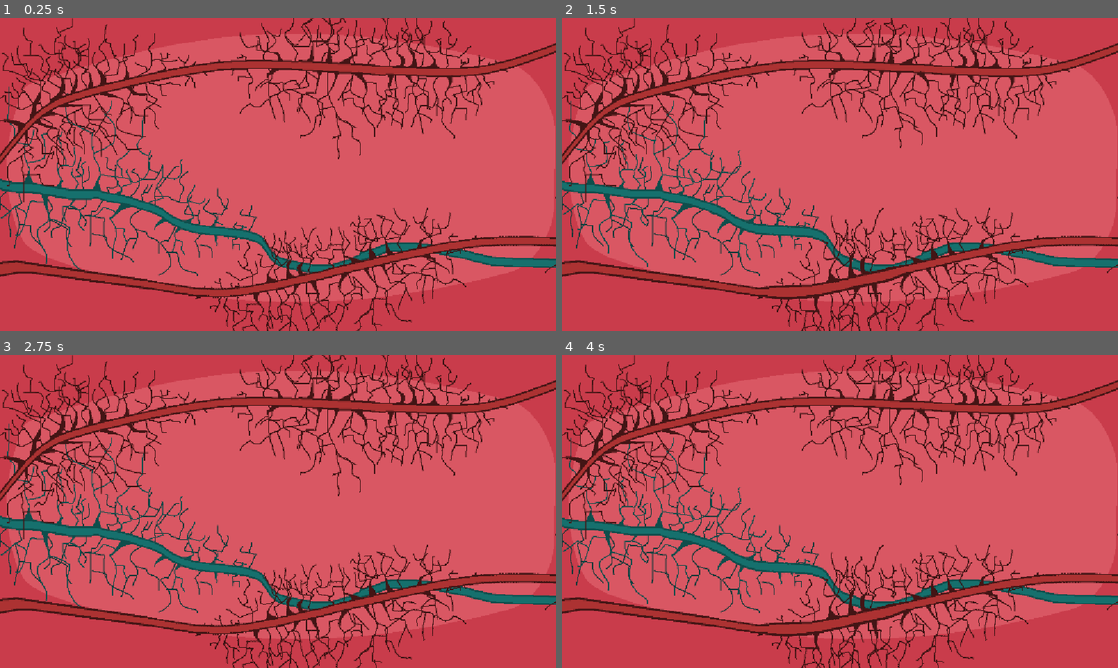
Above: before the commit, frames 1-4 (two rows, left to right).
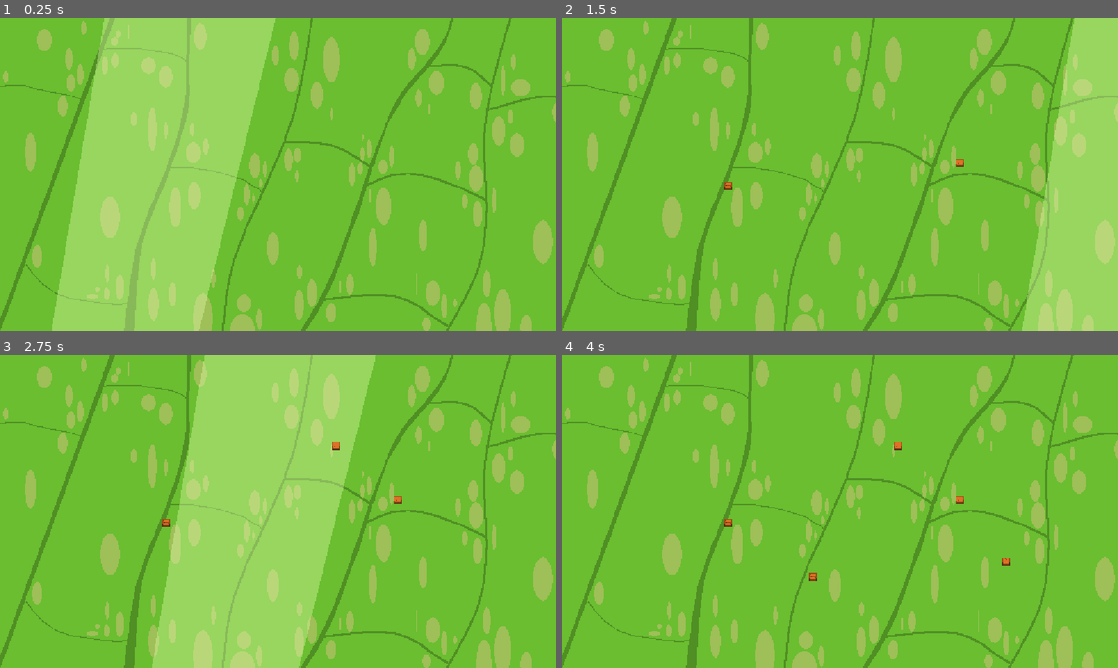
Above: after the commit, the same moments.

Repository: enderPudder/cellular-city
Game: Godot game, scene res://scene/cell Node2D.tscn
The game is run twice, just before and just after one commit, with the same random seed, the same clock (stepped at 60 frames per second) and the same inputs. Before the commit the project starts from res://scene/cell_node_2d.tscn.
Inputs (mouse positions are in pixels of both pictures, inside the frame that each line leads up to):
- Up to frame 1 (0.25 s): no input
- Up to frame 2 (1.5 s): move the mouse to (962, 158) at 0.52 s; press the mouse at (962, 158) at 0.53 s; move the mouse to (728, 190) at 1.27 s; release the mouse at (728, 190) at 1.28 s; click (728, 190) at 1.35 s
- Up to frame 3 (2.75 s): move the mouse to (333, 442) at 2.02 s; press the mouse at (333, 442) at 2.03 s
- Up to frame 4 (4 s): move the mouse to (812, 574) at 2.77 s; release the mouse at (812, 574) at 2.78 s; click (812, 574) at 2.85 s; move the mouse to (1006, 558) at 3.52 s; press the mouse at (1006, 558) at 3.53 s

The runs differ from the first frame. In frame 1, 100% of the frame differs, in the area x 0-100%, y 0-100%; in frame 2, 100%; in frame 3, 100%; in frame 4, 100%.

Commit message:
fnished drawing, i will now CODE

Diff:
--- a/project.godot
+++ b/project.godot
@@ -15,10 +15,33 @@
 config/features=PackedStringArray("4.7", "GL Compatibility")
 config/icon="res://icon.svg"
 
+[autoload]
+
+Globals="*uid://bwmmf8rfqjto3"
+
 [display]
 
+window/size/mode=1
 window/stretch/mode="canvas_items"
 window/stretch/aspect="expand"
+
+[input]
+
+click={
+"deadzone": 0.2,
+"events": [Object(InputEventMouseButton,"resource_local_to_scene":false,"resource_name":"","device":-1,"window_id":0,"alt_pressed":false,"shift_pressed":false,"ctrl_pressed":false,"meta_pressed":false,"button_mask":1,"position":Vector2(24, 20),"global_position":Vector2(33, 68),"factor":1.0,"button_index":1,"canceled":false,"pressed":true,"double_click":false,"script":null)
+]
+}
+rotate={
+"deadzone": 0.2,
+"events": [Object(InputEventKey,"resource_local_to_scene":false,"resource_name":"","device":-1,"window_id":0,"alt_pressed":false,"shift_pressed":false,"ctrl_pressed":false,"meta_pressed":false,"pressed":false,"keycode":0,"physical_keycode":82,"key_label":0,"unicode":114,"location":0,"echo":false,"script":null)
+]
+}
+erase={
+"deadzone": 0.2,
+"events": [Object(InputEventMouseButton,"resource_local_to_scene":false,"resource_name":"","device":-1,"window_id":0,"alt_pressed":false,"shift_pressed":false,"ctrl_pressed":false,"meta_pressed":false,"button_mask":2,"position":Vector2(483, 25),"global_position":Vector2(492, 73),"factor":1.0,"button_index":2,"canceled":false,"pressed":true,"double_click":false,"script":null)
+]
+}
 
 [physics]
 
@@ -26,6 +49,7 @@
 
 [rendering]
 
+textures/canvas_textures/default_texture_filter=0
 rendering_device/driver.windows="d3d12"
 renderer/rendering_method="gl_compatibility"
 renderer/rendering_method.mobile="gl_compatibility"
--- /dev/null
+++ b/scene/cell Node2D.tscn
@@ -0,0 +1,317 @@
+[gd_scene format=3 uid="uid://daxmie2x1a0dn"]
+
+[ext_resource type="Texture2D" uid="uid://fj6qo1g1jpdn" path="res://assets/plant backround.png" id="1_pv08s"]
+[ext_resource type="Texture2D" uid="uid://cayhexwia5cjm" path="res://assets/veins backround.png" id="2_jxrjt"]
+[ext_resource type="Script" uid="uid://lpn1tcl2eh16" path="res://scripts/backround.gd" id="3_0yf8f"]
+[ext_resource type="Texture2D" uid="uid://mhu2jm7ajg0y" path="res://assets/organelle tilemap.png" id="4_k4h0s"]
+[ext_resource type="Script" uid="uid://d05uftku1o2bp" path="res://scripts/organelle scripts/membrane.gd" id="5_jxrjt"]
+
+[sub_resource type="AtlasTexture" id="AtlasTexture_4e2tx"]
+atlas = ExtResource("1_pv08s")
+region = Rect2(0, 0, 1155, 650)
+
+[sub_resource type="AtlasTexture" id="AtlasTexture_y16a6"]
+atlas = ExtResource("1_pv08s")
+region = Rect2(1155, 0, 1155, 650)
+
+[sub_resource type="AtlasTexture" id="AtlasTexture_vpune"]
+atlas = ExtResource("1_pv08s")
+region = Rect2(2310, 0, 1155, 650)
+
+[sub_resource type="AtlasTexture" id="AtlasTexture_rg3r2"]
+atlas = ExtResource("1_pv08s")
+region = Rect2(3465, 0, 1155, 650)
+
+[sub_resource type="AtlasTexture" id="AtlasTexture_bfmm5"]
+atlas = ExtResource("1_pv08s")
+region = Rect2(0, 650, 1155, 650)
+
+[sub_resource type="AtlasTexture" id="AtlasTexture_j2a5w"]
+atlas = ExtResource("1_pv08s")
+region = Rect2(1155, 650, 1155, 650)
+
+[sub_resource type="AtlasTexture" id="AtlasTexture_n12p0"]
+atlas = ExtResource("1_pv08s")
+region = Rect2(2310, 650, 1155, 650)
+
+[sub_resource type="AtlasTexture" id="AtlasTexture_3wdk3"]
+atlas = ExtResource("1_pv08s")
+region = Rect2(3465, 650, 1155, 650)
+
+[sub_resource type="AtlasTexture" id="AtlasTexture_5oou2"]
+atlas = ExtResource("1_pv08s")
+region = Rect2(0, 1300, 1155, 650)
+
+[sub_resource type="AtlasTexture" id="AtlasTexture_e5408"]
+atlas = ExtResource("1_pv08s")
+region = Rect2(1155, 1300, 1155, 650)
+
+[sub_resource type="AtlasTexture" id="AtlasTexture_3mqmg"]
+atlas = ExtResource("1_pv08s")
+region = Rect2(2310, 1300, 1155, 650)
+
+[sub_resource type="AtlasTexture" id="AtlasTexture_0qu6l"]
+atlas = ExtResource("1_pv08s")
+region = Rect2(3465, 1300, 1155, 650)
+
+[sub_resource type="AtlasTexture" id="AtlasTexture_vmtqc"]
+atlas = ExtResource("1_pv08s")
+region = Rect2(0, 1950, 1155, 650)
+
+[sub_resource type="AtlasTexture" id="AtlasTexture_tsq17"]
+atlas = ExtResource("2_jxrjt")
+region = Rect2(0, 0, 1155, 650)
+
+[sub_resource type="AtlasTexture" id="AtlasTexture_85nit"]
+atlas = ExtResource("2_jxrjt")
+region = Rect2(1155, 0, 1155, 650)
+
+[sub_resource type="AtlasTexture" id="AtlasTexture_amo6b"]
+atlas = ExtResource("2_jxrjt")
+region = Rect2(2310, 0, 1155, 650)
+
+[sub_resource type="AtlasTexture" id="AtlasTexture_se7w5"]
+atlas = ExtResource("2_jxrjt")
+region = Rect2(3465, 0, 1155, 650)
+
+[sub_resource type="SpriteFrames" id="SpriteFrames_j2r2i"]
+animations = [{
+"frames": [{
+"duration": 1.0,
+"texture": SubResource("AtlasTexture_4e2tx")
+}, {
+"duration": 1.0,
+"texture": SubResource("AtlasTexture_y16a6")
+}, {
+"duration": 1.0,
+"texture": SubResource("AtlasTexture_vpune")
+}, {
+"duration": 1.0,
+"texture": SubResource("AtlasTexture_rg3r2")
+}, {
+"duration": 1.0,
+"texture": SubResource("AtlasTexture_bfmm5")
+}, {
+"duration": 1.0,
+"texture": SubResource("AtlasTexture_j2a5w")
+}, {
+"duration": 1.0,
+"texture": SubResource("AtlasTexture_n12p0")
+}, {
+"duration": 1.0,
+"texture": SubResource("AtlasTexture_3wdk3")
+}, {
+"duration": 1.0,
+"texture": SubResource("AtlasTexture_5oou2")
+}, {
+"duration": 1.0,
+"texture": SubResource("AtlasTexture_e5408")
+}, {
+"duration": 1.0,
+"texture": SubResource("AtlasTexture_3mqmg")
+}, {
+"duration": 1.0,
+"texture": SubResource("AtlasTexture_0qu6l")
+}, {
+"duration": 1.0,
+"texture": SubResource("AtlasTexture_vmtqc")
+}, {
+"duration": 1.0,
+"texture": SubResource("AtlasTexture_vmtqc")
+}, {
+"duration": 1.0,
+"texture": SubResource("AtlasTexture_vmtqc")
+}],
+"loop": 1,
+"name": &"plant leaf",
+"speed": 7.0
+}, {
+"frames": [{
+"duration": 1.0,
+"texture": SubResource("AtlasTexture_tsq17")
+}, {
+"duration": 1.0,
+"texture": SubResource("AtlasTexture_85nit")
+}, {
+"duration": 1.0,
+"texture": SubResource("AtlasTexture_amo6b")
+}, {
+"duration": 1.0,
+"texture": SubResource("AtlasTexture_se7w5")
+}, {
+"duration": 1.0,
+"texture": SubResource("AtlasTexture_tsq17")
+}, {
+"duration": 1.0,
+"texture": SubResource("AtlasTexture_tsq17")
+}],
+"loop": 1,
+"name": &"veins",
+"speed": 7.0
+}]
+
+[sub_resource type="TileSetAtlasSource" id="TileSetAtlasSource_se7w5"]
+texture = ExtResource("4_k4h0s")
+0:0/0 = 0
+1:0/0 = 0
+1:0/0/terrain_set = 0
+1:0/0/terrains_peering_bit/right_side = 0
+1:0/0/terrains_peering_bit/bottom_side = 0
+2:0/0 = 0
+2:0/0/terrain_set = 0
+2:0/0/terrains_peering_bit/right_side = 0
+2:0/0/terrains_peering_bit/left_side = 0
+3:0/0 = 0
+3:0/0/terrain_set = 0
+3:0/0/terrains_peering_bit/bottom_side = 0
+3:0/0/terrains_peering_bit/left_side = 0
+0:1/0 = 0
+1:1/0 = 0
+1:1/0/terrain_set = 0
+1:1/0/terrains_peering_bit/bottom_side = 0
+1:1/0/terrains_peering_bit/top_side = 0
+3:1/0 = 0
+3:1/0/terrain_set = 0
+3:1/0/terrains_peering_bit/bottom_side = 0
+3:1/0/terrains_peering_bit/top_side = 0
+0:2/0 = 0
+1:2/0 = 0
+1:2/0/terrain_set = 0
+1:2/0/terrains_peering_bit/right_side = 0
+1:2/0/terrains_peering_bit/top_side = 0
+2:2/0 = 0
+2:2/0/terrain_set = 0
+2:2/0/terrains_peering_bit/right_side = 0
+2:2/0/terrains_peering_bit/left_side = 0
+3:2/0 = 0
+3:2/0/terrain_set = 0
+3:2/0/terrains_peering_bit/left_side = 0
+3:2/0/terrains_peering_bit/top_side = 0
+0:3/0 = 0
+1:3/0 = 0
+1:3/0/terrain_set = 0
+1:3/0/terrains_peering_bit/right_side = 1
+1:3/0/terrains_peering_bit/bottom_side = 1
+2:3/0 = 0
+2:3/0/terrain_set = 0
+2:3/0/terrains_peering_bit/right_side = 1
+2:3/0/terrains_peering_bit/left_side = 1
+3:3/0 = 0
+3:3/0/terrain_set = 0
+3:3/0/terrains_peering_bit/bottom_side = 1
+3:3/0/terrains_peering_bit/left_side = 1
+0:4/0 = 0
+1:4/0 = 0
+1:4/0/terrain_set = 0
+1:4/0/terrains_peering_bit/bottom_side = 1
+1:4/0/terrains_peering_bit/top_side = 1
+3:4/0 = 0
+3:4/0/terrain_set = 0
+3:4/0/terrains_peering_bit/bottom_side = 1
+3:4/0/terrains_peering_bit/top_side = 1
+0:5/0 = 0
+1:5/0 = 0
+1:5/0/terrain_set = 0
+1:5/0/terrains_peering_bit/right_side = 1
+1:5/0/terrains_peering_bit/top_side = 1
+2:5/0 = 0
+2:5/0/terrain_set = 0
+2:5/0/terrains_peering_bit/right_side = 1
+2:5/0/terrains_peering_bit/left_side = 1
+3:5/0 = 0
+3:5/0/terrain_set = 0
+3:5/0/terrains_peering_bit/left_side = 1
+3:5/0/terrains_peering_bit/top_side = 1
+0:6/0 = 0
+1:6/0 = 0
+1:6/0/terrain_set = 0
+1:6/0/terrains_peering_bit/right_side = 2
+1:6/0/terrains_peering_bit/bottom_side = 2
+2:6/0 = 0
+2:6/0/terrain_set = 0
+2:6/0/terrains_peering_bit/right_side = 2
+2:6/0/terrains_peering_bit/left_side = 2
+3:6/0 = 0
+3:6/0/terrain_set = 0
+3:6/0/terrains_peering_bit/bottom_side = 2
+3:6/0/terrains_peering_bit/left_side = 2
+0:7/0 = 0
+1:7/0 = 0
+1:7/0/terrain_set = 0
+1:7/0/terrains_peering_bit/bottom_side = 2
+1:7/0/terrains_peering_bit/top_side = 2
+3:7/0 = 0
+3:7/0/terrain_set = 0
+3:7/0/terrains_peering_bit/bottom_side = 2
+3:7/0/terrains_peering_bit/top_side = 2
+1:8/0 = 0
+1:8/0/terrain_set = 0
+1:8/0/terrains_peering_bit/right_side = 2
+1:8/0/terrains_peering_bit/top_side = 2
+2:8/0 = 0
+2:8/0/terrain_set = 0
+2:8/0/terrains_peering_bit/right_side = 2
+2:8/0/terrains_peering_bit/left_side = 2
+3:8/0 = 0
+3:8/0/terrain_set = 0
+3:8/0/terrains_peering_bit/left_side = 2
+3:8/0/terrains_peering_bit/top_side = 2
+0:8/0 = 0
+
+[sub_resource type="TileSet" id="TileSet_85nit"]
+terrain_set_0/mode = 0
+terrain_set_0/terrain_0/name = "membrane terrain"
+terrain_set_0/terrain_0/color = Color(0.5, 0.34375, 0.25, 1)
+terrain_set_0/terrain_1/name = "cell wall terrain"
+terrain_set_0/terrain_1/color = Color(0.5019608, 0.4392157, 1, 1)
+terrain_set_0/terrain_2/name = "train terrain"
+terrain_set_0/terrain_2/color = Color(0.47058824, 0, 0.2509804, 1)
+sources/0 = SubResource("TileSetAtlasSource_se7w5")
+
+[node name="cell Node2D" type="Node2D" unique_id=2001838377]
+
+[node name="Camera2D" type="Camera2D" parent="." unique_id=971296852]
+
+[node name="backround" type="AnimatedSprite2D" parent="." unique_id=1646096353]
+sprite_frames = SubResource("SpriteFrames_j2r2i")
+animation = &"plant leaf"
+frame_progress = 0.46970642
+script = ExtResource("3_0yf8f")
+
+[node name="membrane" type="TileMapLayer" parent="." unique_id=1323616030]
+tile_set = SubResource("TileSet_85nit")
+script = ExtResource("5_jxrjt")
+top_middle_tile = Vector2(2, 0)
+
+[node name="nucleus" type="TileMapLayer" parent="." unique_id=1535477352]
+tile_set = SubResource("TileSet_85nit")
+
+[node name="vacuole" type="TileMapLayer" parent="." unique_id=629359731]
+tile_set = SubResource("TileSet_85nit")
+
+[node name="cytoplasm" type="TileMapLayer" parent="." unique_id=1018406598]
+tile_set = SubResource("TileSet_85nit")
+
+[node name="mitochondria" type="TileMapLayer" parent="." unique_id=654720542]
+tile_set = SubResource("TileSet_85nit")
+
+[node name="cell wall" type="TileMapLayer" parent="." unique_id=857788592]
+tile_set = SubResource("TileSet_85nit")
+
+[node name="chromosomes" type="TileMapLayer" parent="." unique_id=1880881606]
+tile_set = SubResource("TileSet_85nit")
+
+[node name="chloroplast" type="TileMapLayer" parent="." unique_id=765408526]
+tile_set = SubResource("TileSet_85nit")
+
+[node name="endoplasmic reculum" type="TileMapLayer" parent="." unique_id=686296858]
+tile_set = SubResource("TileSet_85nit")
+
+[node name="lysosomes" type="TileMapLayer" parent="." unique_id=1020115901]
+tile_set = SubResource("TileSet_85nit")
+
+[node name="golgoi apparatus" type="TileMapLayer" parent="." unique_id=425251190]
+tile_set = SubResource("TileSet_85nit")
+
+[node name="vesicles" type="TileMapLayer" parent="." unique_id=1945295106]
+tile_set = SubResource("TileSet_85nit")
--- a/scene/cell_node_2d.tscn
+++ /dev/null
@@ -1,48 +0,0 @@
-[gd_scene format=3 uid="uid://daxmie2x1a0dn"]
-
-[ext_resource type="Texture2D" uid="uid://cayhexwia5cjm" path="res://assets/backround.png" id="1_m0kmp"]
-
-[sub_resource type="AtlasTexture" id="AtlasTexture_tsq17"]
-atlas = ExtResource("1_m0kmp")
-region = Rect2(0, 0, 1155, 650)
-
-[sub_resource type="AtlasTexture" id="AtlasTexture_85nit"]
-atlas = ExtResource("1_m0kmp")
-region = Rect2(1155, 0, 1155, 650)
-
-[sub_resource type="AtlasTexture" id="AtlasTexture_amo6b"]
-atlas = ExtResource("1_m0kmp")
-region = Rect2(2310, 0, 1155, 650)
-
-[sub_resource type="AtlasTexture" id="AtlasTexture_se7w5"]
-atlas = ExtResource("1_m0kmp")
-region = Rect2(3465, 0, 1155, 650)
-
-[sub_resource type="SpriteFrames" id="SpriteFrames_j2r2i"]
-animations = [{
-"frames": [{
-"duration": 1.0,
-"texture": SubResource("AtlasTexture_tsq17")
-}, {
-"duration": 1.0,
-"texture": SubResource("AtlasTexture_85nit")
-}, {
-"duration": 1.0,
-"texture": SubResource("AtlasTexture_amo6b")
-}, {
-"duration": 1.0,
-"texture": SubResource("AtlasTexture_se7w5")
-}],
-"loop": 1,
-"name": &"default",
-"speed": 11.0
-}]
-
-[node name="cell Node2D" type="Node2D" unique_id=2001838377]
-
-[node name="AnimatedSprite2D" type="AnimatedSprite2D" parent="." unique_id=1646096353]
-sprite_frames = SubResource("SpriteFrames_j2r2i")
-autoplay = "default"
-frame_progress = 0.017881447
-
-[node name="Camera2D" type="Camera2D" parent="." unique_id=971296852]
--- /dev/null
+++ b/scene/membrane truck.tscn
@@ -0,0 +1,60 @@
+[gd_scene format=3 uid="uid://ycqgko3v6nkc"]
+
+[ext_resource type="Texture2D" uid="uid://mhu2jm7ajg0y" path="res://assets/organelle tilemap.png" id="1_vih4f"]
+
+[sub_resource type="AtlasTexture" id="AtlasTexture_ky17q"]
+atlas = ExtResource("1_vih4f")
+region = Rect2(80, 32, 16, 16)
+
+[sub_resource type="AtlasTexture" id="AtlasTexture_dao8o"]
+atlas = ExtResource("1_vih4f")
+region = Rect2(64, 16, 16, 16)
+
+[sub_resource type="AtlasTexture" id="AtlasTexture_i456h"]
+atlas = ExtResource("1_vih4f")
+region = Rect2(96, 16, 16, 16)
+
+[sub_resource type="AtlasTexture" id="AtlasTexture_70e3h"]
+atlas = ExtResource("1_vih4f")
+region = Rect2(80, 0, 16, 16)
+
+[sub_resource type="SpriteFrames" id="SpriteFrames_abf3k"]
+animations = [{
+"frames": [{
+"duration": 1.0,
+"texture": SubResource("AtlasTexture_ky17q")
+}],
+"loop": 1,
+"name": &"down",
+"speed": 5.0
+}, {
+"frames": [{
+"duration": 1.0,
+"texture": SubResource("AtlasTexture_dao8o")
+}],
+"loop": 1,
+"name": &"left",
+"speed": 5.0
+}, {
+"frames": [{
+"duration": 1.0,
+"texture": SubResource("AtlasTexture_i456h")
+}],
+"loop": 1,
+"name": &"right",
+"speed": 5.0
+}, {
+"frames": [{
+"duration": 1.0,
+"texture": SubResource("AtlasTexture_70e3h")
+}],
+"loop": 1,
+"name": &"up",
+"speed": 5.0
+}]
+
+[node name="membrane truck" type="CharacterBody2D" unique_id=1651018499]
+
+[node name="AnimatedSprite2D" type="AnimatedSprite2D" parent="." unique_id=563685076]
+sprite_frames = SubResource("SpriteFrames_abf3k")
+animation = &"up"
--- /dev/null
+++ b/scene/vesicle train.tscn
@@ -0,0 +1,60 @@
+[gd_scene format=3 uid="uid://cvw0j2ynbxbla"]
+
+[ext_resource type="Texture2D" uid="uid://mhu2jm7ajg0y" path="res://assets/organelle tilemap.png" id="1_n2qyb"]
+
+[sub_resource type="AtlasTexture" id="AtlasTexture_qgxmn"]
+atlas = ExtResource("1_n2qyb")
+region = Rect2(80, 80, 16, 16)
+
+[sub_resource type="AtlasTexture" id="AtlasTexture_p4o0m"]
+atlas = ExtResource("1_n2qyb")
+region = Rect2(64, 64, 16, 16)
+
+[sub_resource type="AtlasTexture" id="AtlasTexture_csb4h"]
+atlas = ExtResource("1_n2qyb")
+region = Rect2(96, 64, 16, 16)
+
+[sub_resource type="AtlasTexture" id="AtlasTexture_fegdo"]
+atlas = ExtResource("1_n2qyb")
+region = Rect2(80, 48, 16, 16)
+
+[sub_resource type="SpriteFrames" id="SpriteFrames_j2r2i"]
+animations = [{
+"frames": [{
+"duration": 1.0,
+"texture": SubResource("AtlasTexture_qgxmn")
+}],
+"loop": 1,
+"name": &"down",
+"speed": 5.0
+}, {
+"frames": [{
+"duration": 1.0,
+"texture": SubResource("AtlasTexture_p4o0m")
+}],
+"loop": 1,
+"name": &"left",
+"speed": 5.0
+}, {
+"frames": [{
+"duration": 1.0,
+"texture": SubResource("AtlasTexture_csb4h")
+}],
+"loop": 1,
+"name": &"right",
+"speed": 5.0
+}, {
+"frames": [{
+"duration": 1.0,
+"texture": SubResource("AtlasTexture_fegdo")
+}],
+"loop": 1,
+"name": &"up",
+"speed": 5.0
+}]
+
+[node name="vesicle train" type="CharacterBody2D" unique_id=1647056141]
+
+[node name="AnimatedSprite2D" type="AnimatedSprite2D" parent="." unique_id=2007471223]
+sprite_frames = SubResource("SpriteFrames_j2r2i")
+animation = &"down"
--- /dev/null
+++ b/scripts/TileBase.gd
@@ -0,0 +1,16 @@
+class_name TileBase extends TileMapLayer
+@export var energy_consumption: int
+@export var water_consumption: int
+@export var waste_production: int
+@export var top_middle_tile: Vector2
+
+var connected_to: Array = []
+
+func _process(_delta: float) -> void:
+	if Input.is_action_pressed("click"):
+		var mouse_position = get_global_mouse_position()
+		var tile_pos = local_to_map(mouse_position)
+		print("mouse position is: " , mouse_position)
+		print("tile pos is: " , tile_pos)
+		if top_middle_tile != Vector2(0,0):
+			set_cell(tile_pos,0,top_middle_tile)
--- /dev/null
+++ b/scripts/backround.gd
@@ -0,0 +1,25 @@
+extends AnimatedSprite2D
+
+func _ready() -> void:
+	if Globals.player_plant_or_animal:
+		self.play("veins")
+	else:
+		self.play("plant leaf")
+	# Connect to the window resize signal to keep it full-screen dynamically
+	get_tree().root.size_changed.connect(scale_to_fullscreen)
+	scale_to_fullscreen()
+
+func scale_to_fullscreen() -> void:
+	# 1. Get the current size of the game window/viewport
+	var viewport_size = get_viewport().get_visible_rect().size
+
+	# 2. Get the actual pixel size of the current animation frame
+	var current_frame_texture = sprite_frames.get_frame_texture(animation, frame)
+	if current_frame_texture == null:
+		return
+
+	var sprite_size = current_frame_texture.get_size()
+
+	# 3. Calculate the required scale and apply it
+	scale.x = viewport_size.x / sprite_size.x
+	scale.y = viewport_size.y / sprite_size.y
--- /dev/null
+++ b/scripts/globals.gd
@@ -0,0 +1,3 @@
+extends Node
+#true is animal and false is plant
+var player_plant_or_animal: bool = false
--- /dev/null
+++ b/scripts/organelle scripts/membrane.gd
@@ -0,0 +1 @@
+extends TileBase
Binary file removed: assets/backround.png
Binary file added: assets/organelle tilemap.png
Not shown, changed: assets/organelle tilemap.png.import
Binary file added: assets/plant backround.png
Not shown, added: assets/plant backround.png.import
Binary file added: assets/veins backround.png
Not shown, added: assets/veins backround.png.import
Not shown, added: scripts/TileBase.gd.uid
Not shown, added: scripts/backround.gd.uid
Not shown, added: scripts/globals.gd.uid
Not shown, added: scripts/organelle scripts/membrane.gd.uid
